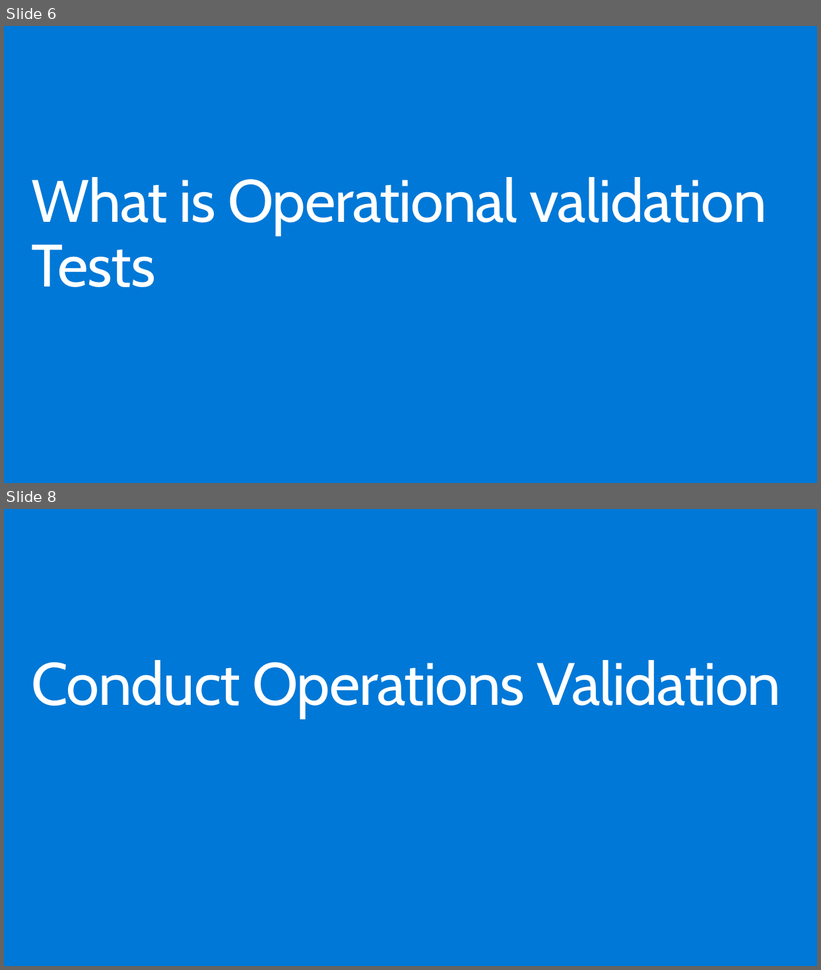
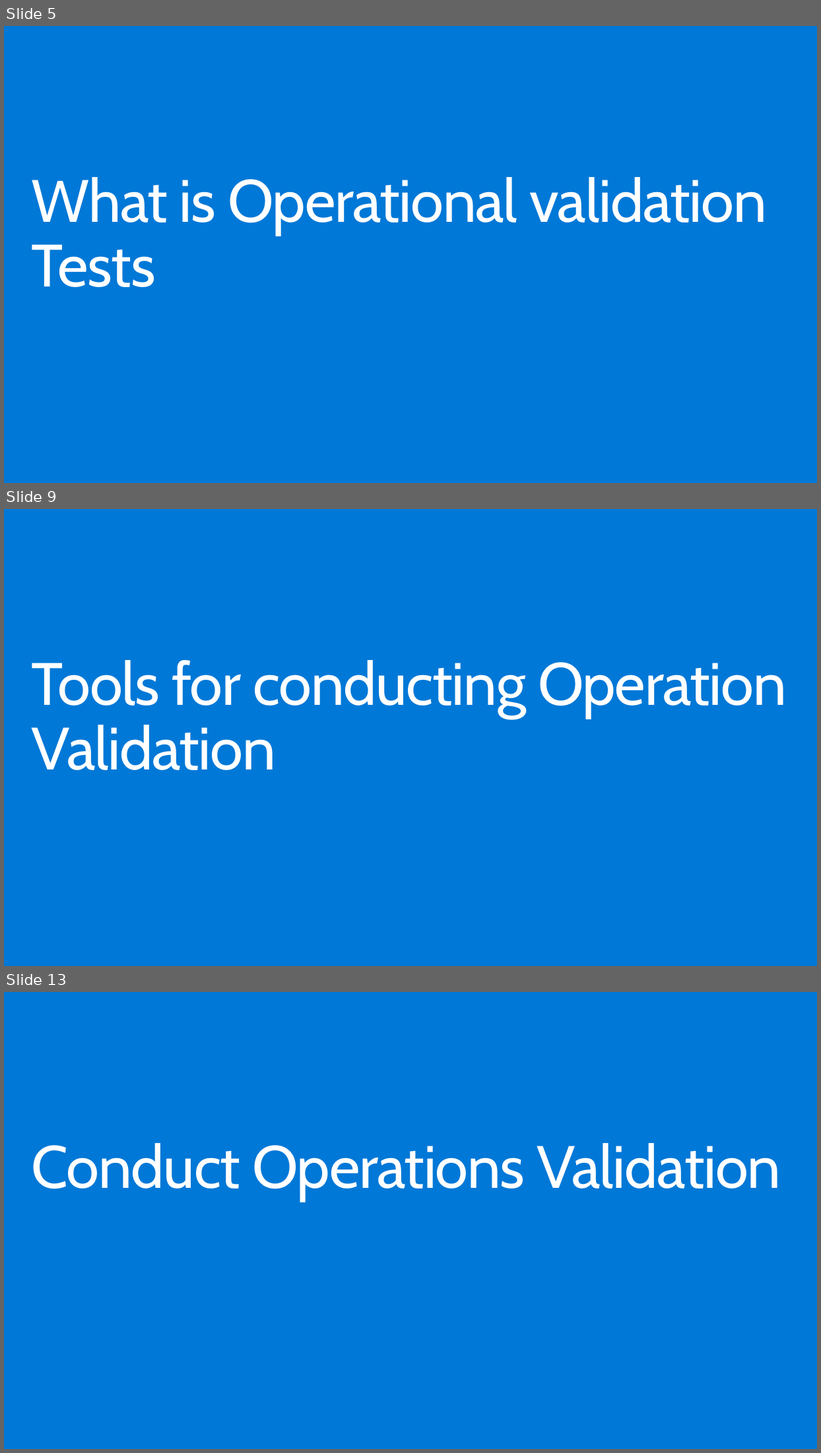
Before and after one commit to riteshmodi123/Presentations, a slide deck: OpsValidation.pptx. Shown one above the other, each under a label of ours: slides 6 and 8 before the commit, slides 5, 9 and 13 after it; the slides between them are not shown. The pictures are 821x970 and 821x1453 pixels, drawn with LibreOffice and Linux fonts; fonts in the diff are those of the drawing. Boxes give left, top, right and bottom in pixels: in the first picture for what was removed or moved away, otherwise in the second. Text is boxed around its words. In the diff, an @@ line names an element or a change of style, - is before the commit and + after.

```diff
--- a/OpsValidation.pptx
+++ b/OpsValidation.pptx
@@ slide 9 added at bbox=[4, 509, 817, 966], background #0078D7 @@
@@ title added at bbox=[32, 660, 787, 770], 72 pt, text #FFFFFF @@
+Tools for conducting Operation Validation
@@ what was slide 6 is now slide 5 @@
@@ what was slide 8 is now slide 13 @@
```
Also in this commit, not shown: 1 slide changed, 7 other slides added, 2 slides removed.
